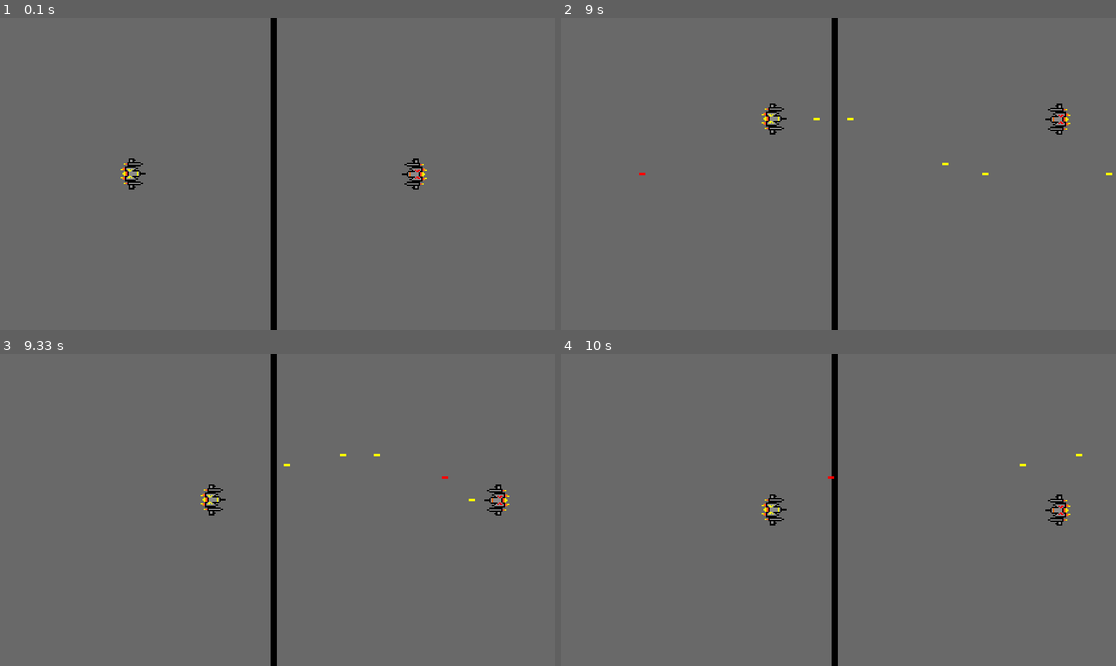
Above: before the commit, frames 1-4 (two rows, left to right).
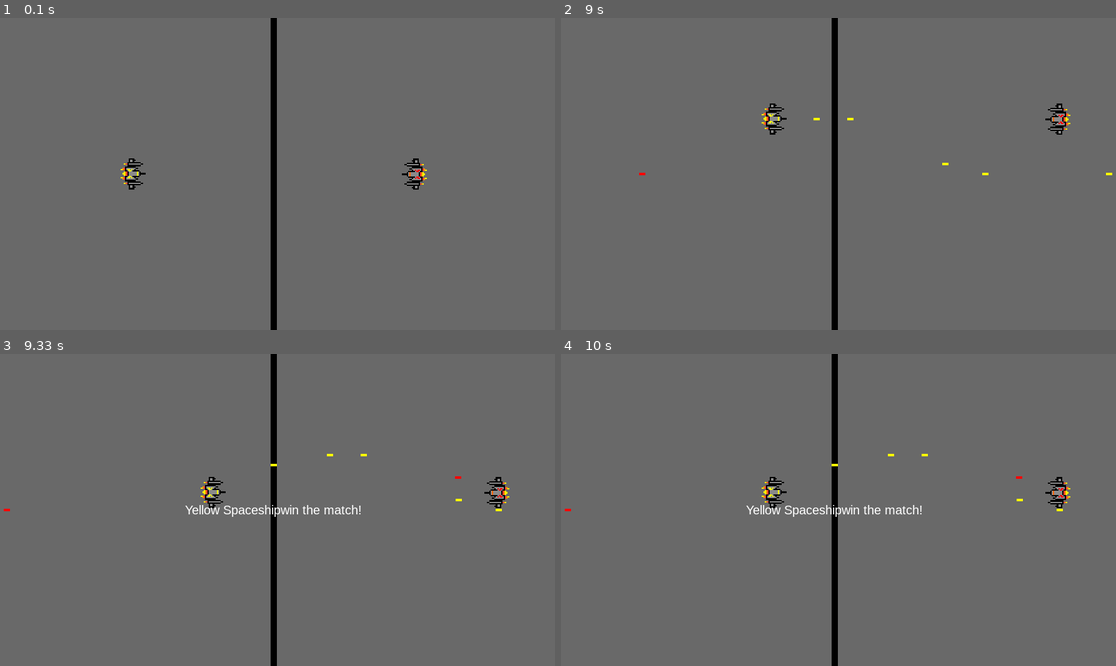
Above: after the commit, the same moments.

Repository: Specknz/SpaceContenders
Game: pygame game, started from main.py
Same seed, same stepped clock (60 frames per second), same inputs: the game is played once before the commit and once after it.
Inputs:
- Up to frame 1 (0.1 s): no input
- Up to frame 2 (9 s): tap Ctrl at 0.33, 0.73, 1.03, 1.23, 1.57, 1.87, 2.07, 2.37, 2.63, 2.97, 3.27, 3.4, 3.8, 4.1, 4.47, 4.87, 5.17, 5.37, 5.67, 5.87, 6.2, 6.5, 6.7, 7, 7.27, 7.6, 7.9, 8.03, 8.43, 8.73 s; hold Right 0.67-1.13 s; hold D 0.67-1.13 s; tap Right Ctrl at 0.82, 2.15, 3.48, 4.95, 6.28, 7.68 s; hold Up 1.17-1.47 s; hold W 1.17-1.47 s; hold Right 1.5-1.97 s; hold D 1.5-1.97 s; hold Left 2-2.53 s; hold A 2-2.53 s; hold Down 2.57-2.87 s; hold S 2.57-2.87 s; hold Left 2.9-3.3 s; hold A 2.9-3.3 s; hold Up 3.33-3.7 s; hold W 3.33-3.7 s; hold Right 3.73-4.37 s; hold D 3.73-4.37 s; hold Down 4.4-4.77 s; hold S 4.4-4.77 s; hold Left 4.8-5.27 s; hold A 4.8-5.27 s; hold Right 5.3-5.77 s; hold D 5.3-5.77 s; hold Up 5.8-6.1 s; hold W 5.8-6.1 s; hold Right 6.13-6.6 s; hold D 6.13-6.6 s; hold Left 6.63-7.17 s; hold A 6.63-7.17 s; hold Down 7.2-7.5 s; hold S 7.2-7.5 s; hold Left 7.53-7.93 s; hold A 7.53-7.93 s; hold Up 7.97-8.33 s; hold W 7.97-8.33 s; hold Right from 8.37 s (still down); hold D from 8.37 s (still down)
- Up to frame 3 (9.33 s): release Right at 9 s; release D at 9 s; hold Down from 9.03 s (still down); hold S from 9.03 s (still down); tap Ctrl at 9.1 s; tap Right Ctrl at 9.18 s
- Up to frame 4 (10 s): release Down at 9.4 s; release S at 9.4 s

Frames 1-2 are identical in both runs. In frame 3, 1.0% of the frame differs, in the area x 0-92%, y 32-53%; in frame 4, 1.1%, in the area x 0-94%, y 32-55%.

Commit message:
Health system with win / fail condition added

Diff:
--- a/Models/ship.py
+++ b/Models/ship.py
@@ -100,14 +100,12 @@
 
     def __get_next_position(self, axis, amount_to_move) -> pygame.Rect:
         if axis == 'x':
-            next_position = pygame.Rect(self.rect.x + amount_to_move,
-                                        self.rect.y,
-                                        self.HEIGHT,
-                                        self.WIDTH)
+            return pygame.Rect(self.rect.x + amount_to_move,
+                               self.rect.y,
+                               self.HEIGHT,
+                               self.WIDTH)
         elif axis == 'y':
-            next_position = pygame.Rect(self.rect.x,
-                                        self.rect.y + amount_to_move,
-                                        self.HEIGHT,
-                                        self.WIDTH)
-
-        return next_position
+            return pygame.Rect(self.rect.x,
+                               self.rect.y + amount_to_move,
+                               self.HEIGHT,
+                               self.WIDTH)
--- a/Models/ui.py
+++ b/Models/ui.py
@@ -9,51 +9,67 @@
 
     CENTER_LINE_WIDTH = 10
 
-    CENTER_LINE = pygame.Rect(
-        WIN_WIDTH/2 - CENTER_LINE_WIDTH/2,
-        0,
-        CENTER_LINE_WIDTH,
-        WIN_HEIGHT)
+    CENTER_LINE = pygame.Rect(WIN_WIDTH/2 - CENTER_LINE_WIDTH/2,
+                              0,
+                              CENTER_LINE_WIDTH,
+                              WIN_HEIGHT)
 
 
     def __init__(self, pyg: pygame, ships) -> None:
-        self._pyg = pyg
-        self._window = self._pyg.display.set_mode(size=(self.WIN_WIDTH, self.WIN_HEIGHT))
-        self._ships = ships
+        self.__pyg = pyg
+        self.__window = self.__pyg.display.set_mode((self.WIN_WIDTH, self.WIN_HEIGHT))
+        self.__ships = ships
+        self.__health_font = pyg.font.SysFont('Arial', 40)
+        self.__winner_font = pyg.font.SysFont('Arial', 20)
 
 
     def draw_window(self) -> None:
-        self._draw_background()
-        self._draw_center_line()
-        self._draw_bullets()
-        self._draw_ships()
-        pygame.display.update()
+        self.__draw_background()
+        self.__draw_center_line()
+        self.__draw_bullets()
+        self.__draw_ships()
+        self.__draw_ship_health()
+        self.__pyg.display.update()
 
 
-    def _draw_background(self):
-        self._window.fill(color = self.WIN_BACKGROUND_COLOR)
+    def draw_winner_text(self, winner_text: str):
+        draw_text = self.__winner_font.render(winner_text, 1, Colors.WHITE)
+        self.__window.blit(draw_text,
+                          (self.WIN_WIDTH/2 - draw_text.get_width() / 2,
+                           self.WIN_HEIGHT/2 - draw_text.get_height() / 2)
+                          )
+        self.__pyg.display.update()
 
 
-    def _draw_center_line(self):
-        self._pyg.draw.rect(
-            surface = self._window,
+    def __draw_background(self):
+        self.__window.fill(color = self.WIN_BACKGROUND_COLOR)
+
+
+    def __draw_center_line(self):
+        self.__pyg.draw.rect(
+            surface = self.__window,
             color = Colors.BLACK,
             rect = self.CENTER_LINE)
 
 
-    def _draw_bullets(self):
-            for ship in self._ships:
+    def __draw_bullets(self):
+            for ship in self.__ships:
                 for bullet in ship.shot_bullets:
-                    self._pyg.draw.rect(
-                        surface = self._window,
+                    self.__pyg.draw.rect(
+                        surface = self.__window,
                         color = ship.color_value,
                         rect = bullet)
 
 
-    def _draw_ships(self):
-        for ship in self._ships:
-            self._window.blit(ship.sprite, (ship.rect.x, ship.rect.y))
-            # self._pyg.draw.rect(
-            #             surface = self._window,
-            #             color = ship.color_value,
-            #             rect = ship.rect)
+    def __draw_ships(self):
+        for ship in self.__ships:
+            self.__window.blit(ship.sprite, (ship.rect.x, ship.rect.y))
+
+
+    def __draw_ship_health(self):
+        pass
+        # for ship in self._ships:
+        #     red_health_text = self.HEALTH_FONT.render( "Health: " + str(red_health), 1, WHITE)
+        #     yellow_health_text = self.HEALTH_FONT.render( "Health: " + str(yellow_health), 1, WHITE)
+        #     self._window.blit(red_health_text, (self.WIN_WIDTH - red_health_text.get_width() - 10, 10))
+        #     self._window.blit(yellow_health_text, (10, 10))
--- a/event_handler.py
+++ b/event_handler.py
@@ -1,4 +1,3 @@
-from asyncio import Event
 import pygame
 from Models.bullet import Bullet
 from Models.ship import Ship
@@ -6,20 +5,22 @@
 
 
 class EventHandler:
-    def __init__(self, pyg: pygame, ships: list[Ship]):
-        self.__pyg: pygame = pyg
-        self.__ships: list[Ship] = ships
+    def __init__(self, pyg: pygame, ui: UI, ships: list[Ship]):
+        self.__pyg = pyg
+        self.__ui = ui
+        self.__ships = ships
 
 
     def handle_events(self) -> None:
         for event in self.__pyg.event.get():
                 if self.__handle_quit(event):
                     return False
-
                 self.__handle_key_down(event)
-
         self.__handle_movement()
         self.__handle_bullet_collision()
+
+        if self.__handle_ship_health_depleted():
+            return False
 
         return True
 
@@ -61,7 +62,7 @@
 
 
     def __handle_bullet_wall_collision(self, ship: Ship, bullet) -> None:
-        if bullet.rect.x < 0 or (bullet.rect.x + bullet.WIDTH) >= UI.WIN_WIDTH:
+        if bullet.rect.x < 0 or (bullet.rect.x + bullet.WIDTH) >= self.__ui.WIN_WIDTH:
             ship.shot_bullets.remove(bullet)
 
 
@@ -72,3 +73,21 @@
             if bullet.rect.colliderect(enemy_ship.rect):
                 enemy_ship.health -= 1
                 current_ship.shot_bullets.remove(bullet)
+
+
+    def __handle_ship_health_depleted(self):
+        for ship in self.__ships:
+            if ship.health <= 0:
+                self.__handle_win(ship)
+                return True
+
+
+    def __handle_win(self, ship: Ship):
+        losing_side = ship.spawn_side
+
+        winning_ships = " ".join([str(ship) for ship in self.__ships if ship.spawn_side != losing_side])
+
+        win_text = winning_ships + "win the match!"
+
+        self.__ui.draw_winner_text(win_text)
+        self.__pyg.time.delay(5000)
--- a/main.py
+++ b/main.py
@@ -9,19 +9,22 @@
 
 def main():
     pyg = pygame
+    pyg.font.init()
+    pyg.mixer.init()
     pyg.display.set_caption("Space Contenders")
     clock = pyg.time.Clock()
 
+    ships_store = ShipsStore()
+    ships_factory = ShipFactory()
+    ships_store.create_ships(ships_factory.create_1v1_ships)
+
     setup_logger()
+
     settings = SettingsManager()
 
-    ships_store = ShipsStore()
-    ships_factory = ShipFactory()
+    ui = UI(pyg, ships_store.ships)
 
-    ships_store.create_ships(ships_factory.create_1v1_ships)
-
-    event_handler = EventHandler(pyg, ships_store.ships)
-    ui = UI(pyg, ships_store.ships)
+    event_handler = EventHandler(pyg, ui, ships_store.ships)
 
     game_running = True
 
